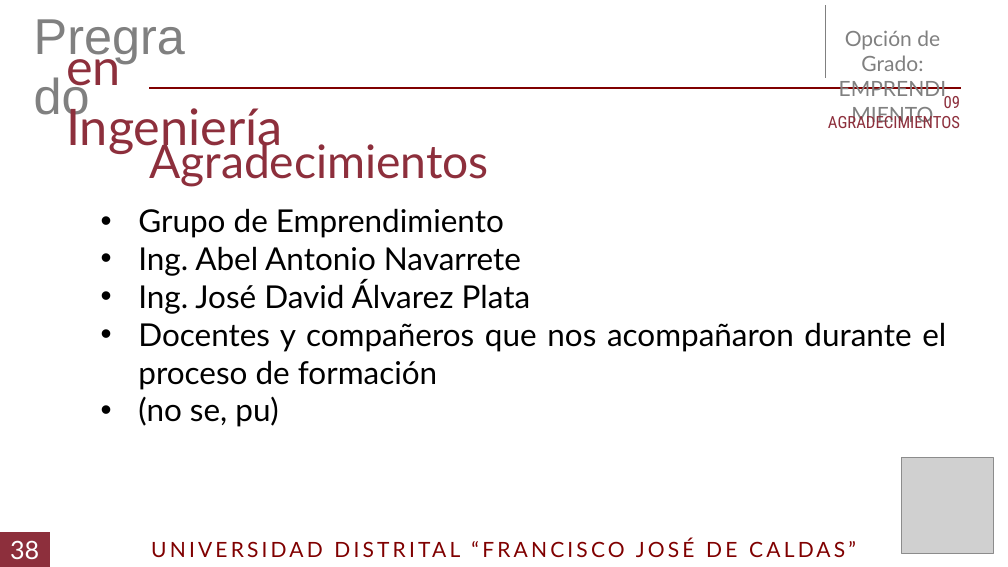
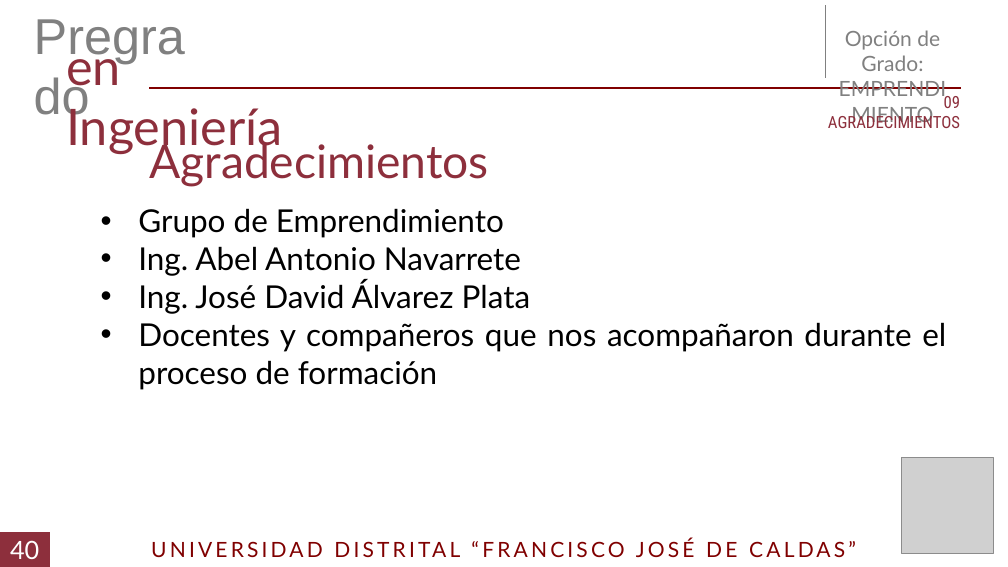
Before and after one commit to DLRin/anteproyecto, a slide deck: slide 41 of Presentacion/Presentacion.pptx (slide 39 before the commit). Drawn at 1008x567 pixels with LibreOffice and Linux fonts; fonts in the diff are those of the drawing; grey boxes stand for pictures. Boxes give left, top, right and bottom in pixels: in the first picture for what was removed or moved away, otherwise in the second. Text is boxed around its words. In the diff, an @@ line names an element or a change of style, - is before the commit and + after.

```diff
--- a/Presentacion/Presentacion.pptx
+++ b/Presentacion/Presentacion.pptx
@@ text at [138,396,278,427]: paragraph removed @@
-• (no se, pu)
@@ text in rectangle at [10,540,39,559]: text changed @@
-38
+40
```
Also in this commit, not shown: 21 other slides changed, 2 slides added, 24 other files.
